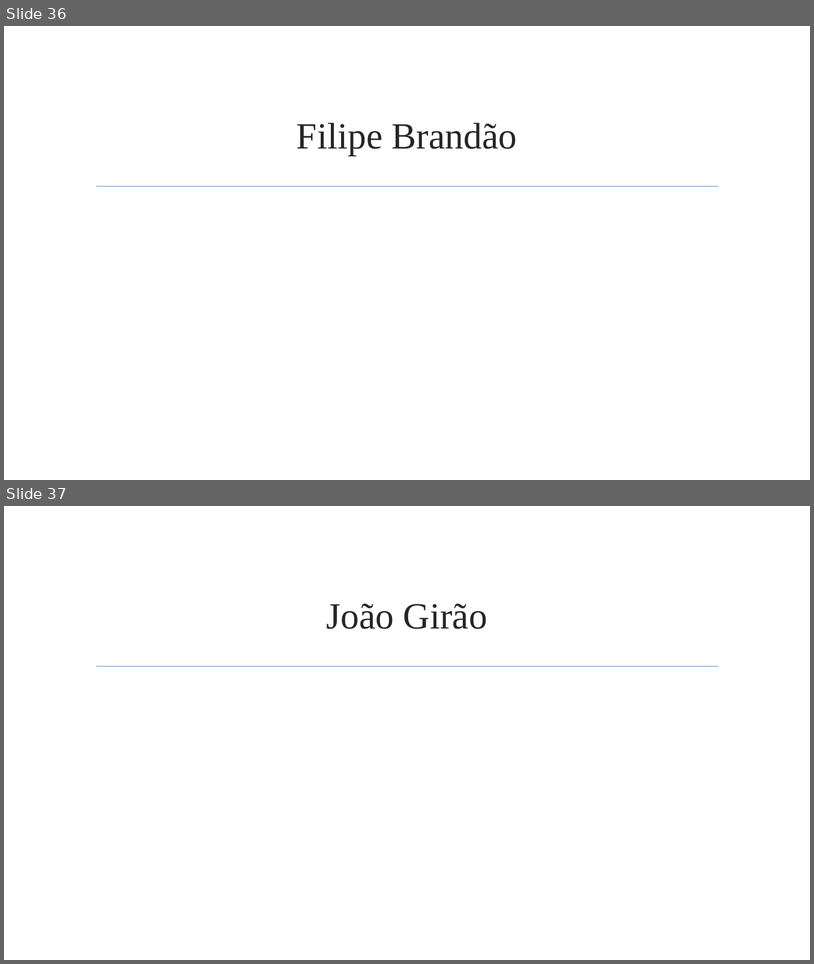
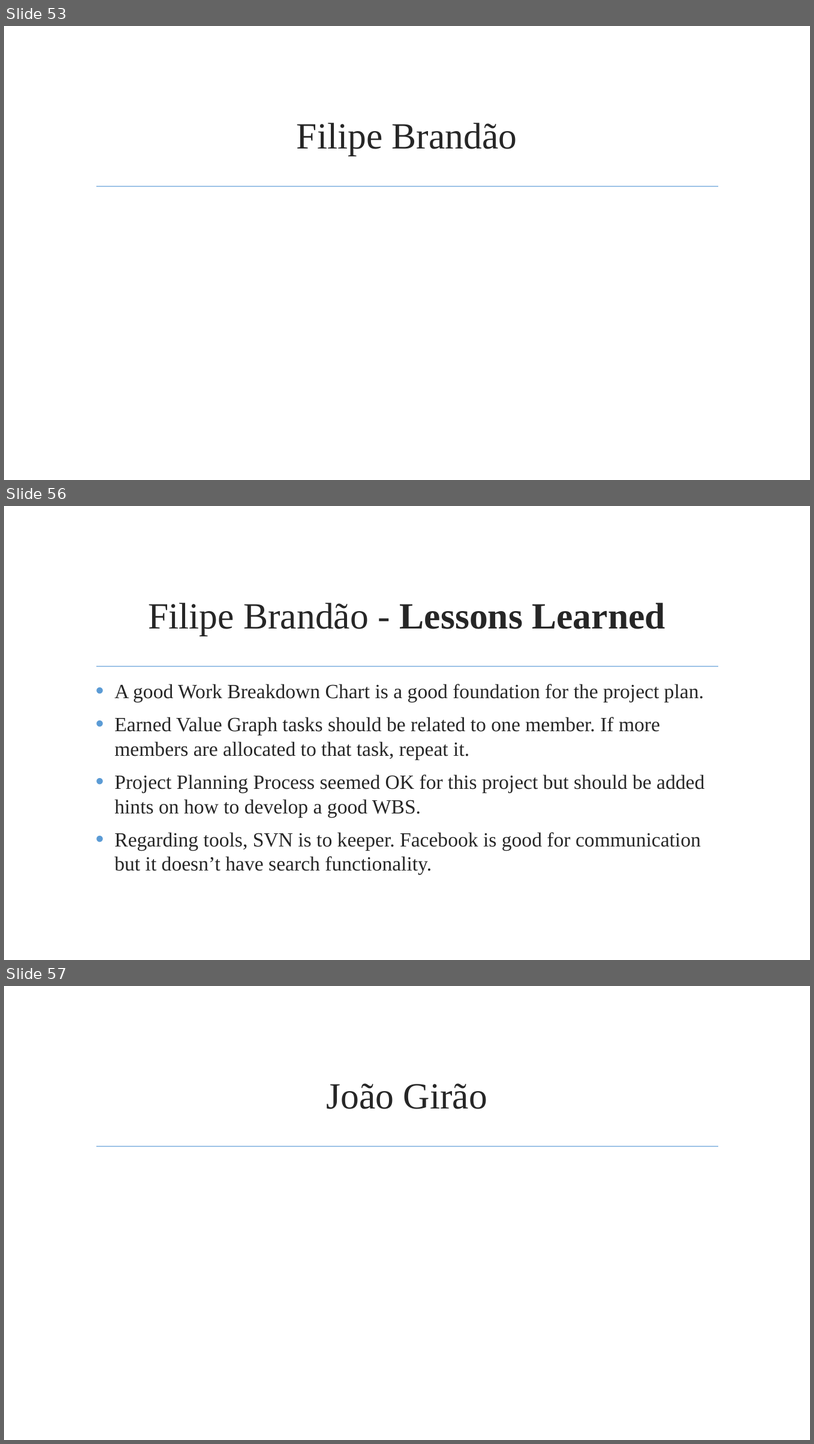
Before and after one commit to jmgirao/projetosoftware1213, a slide deck: Final Presentation/Presentation.pptx. Shown one above the other, each under a label of ours: slides 36 and 37 before the commit, slides 53, 56 and 57 after it; the slides between them are not shown. The pictures are 814x964 and 814x1444 pixels, drawn with LibreOffice and Linux fonts; fonts in the diff are those of the drawing; background and template pictures are left out. Boxes give left, top, right and bottom in pixels: in the first picture for what was removed or moved away, otherwise in the second. Text is boxed around its words. In the diff, an @@ line names an element or a change of style, - is before the commit and + after.

Commit message:
FB - Presentation.pptx

```diff
--- a/Final Presentation/Presentation.pptx
+++ b/Final Presentation/Presentation.pptx
@@ slide 56 added at (4,506,810,960), background picture (left out); not listed: 1 template element that a slide beside it also shows @@
@@ title added at (148,603,666,636), 44 pt, text #262626 @@
+Filipe Brandão - Lessons Learned
@@ text added at (114,684,705,874), 24 pt, text #262626 @@
+• A good Work Breakdown Chart is a good foundation for the project plan.
+• Earned Value Graph tasks should be related to one member. If more members are allocated to that task, repeat it.
+• Project Planning Process seemed OK for this project but should be added hints on how to develop a good WBS.
+• Regarding tools, SVN is to keeper. Facebook is good for communication but it doesn’t have search functionality.
@@ what was slide 36 is now slide 53 @@
@@ what was slide 37 is now slide 57 @@
```
Also in this commit, not shown: 19 other slides added.
